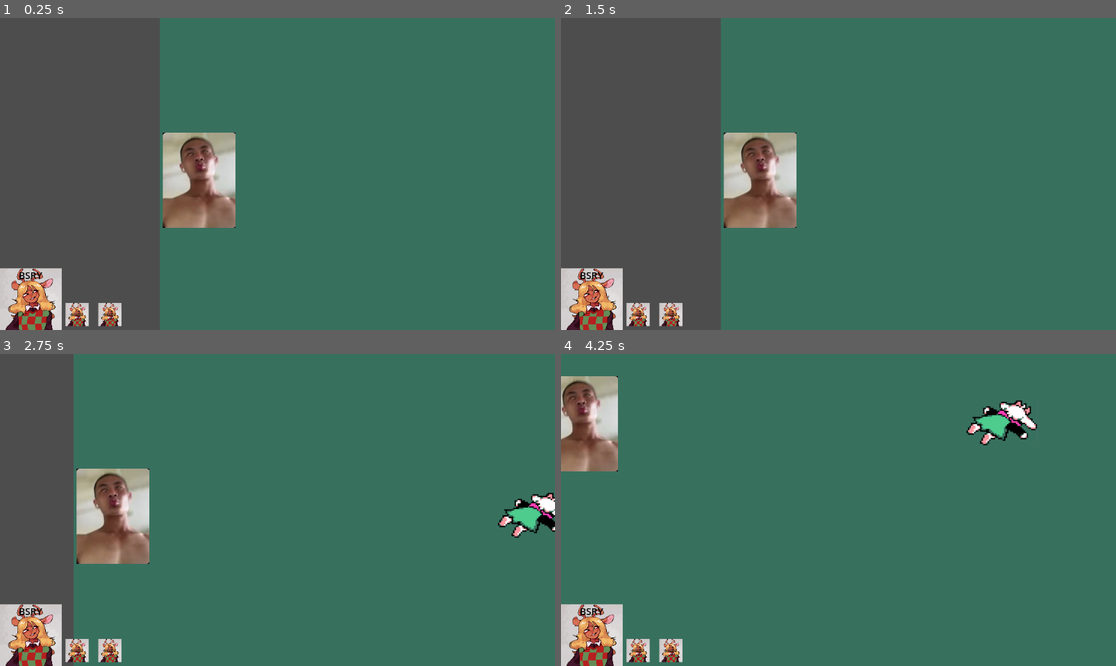
Above: before the commit, frames 1-4 (two rows, left to right).
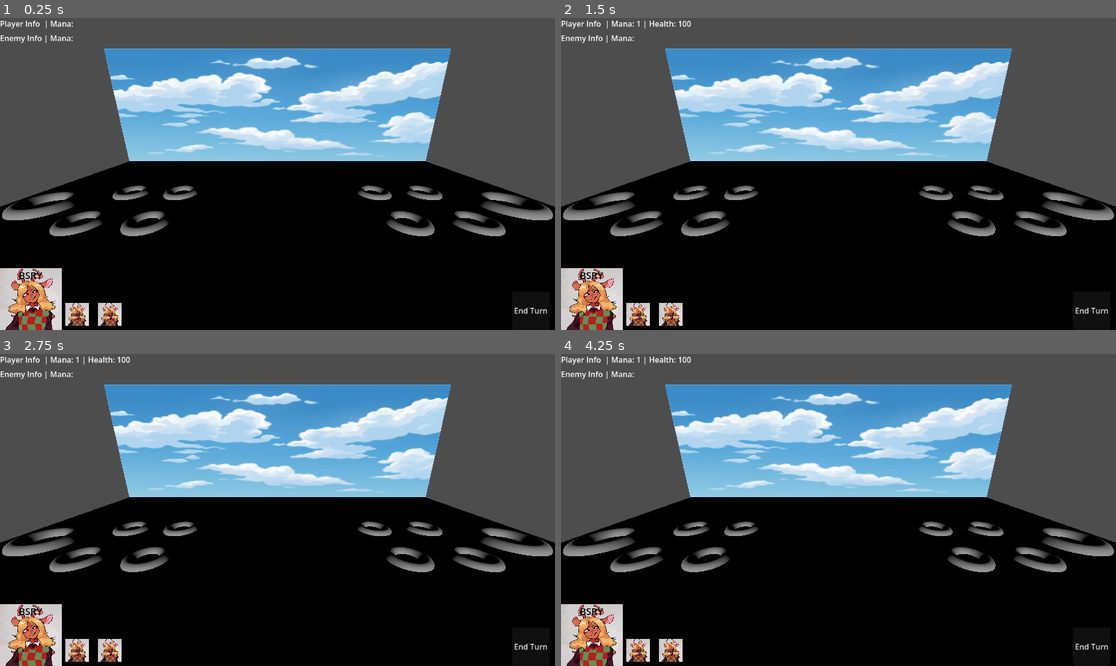
Above: after the commit, the same moments.

Repository: oNeko1/Personal-Project-with-Elroy
Game: Godot game, scene res://gameplay.tscn
The game is run twice, just before and just after one commit, with the same random seed, the same clock (stepped at 60 frames per second) and the same inputs. This scene is started directly instead of the project's main scene.
Inputs (mouse positions are in pixels of both pictures, inside the frame that each line leads up to):
- Up to frame 1 (0.25 s): no input
- Up to frame 2 (1.5 s): click (1093, 311) at 0.5 s, where only the run after the commit has a clickable "End Turn"; click (638, 314) at 1.27 s
- Up to frame 3 (2.75 s): tap Enter at 2 s; move the mouse to (199, 516) at 2.02 s; hold D (Right) from 2.03 s (still down)
- Up to frame 4 (4.25 s): move the mouse to (727, 525) at 2.77 s; release D (Right) at 2.78 s; hold S (Down) 2.78-3.53 s; move the mouse to (894, 441) at 3.52 s; hold D (Right) from 3.53 s (still down)

The runs differ from the first frame. In frame 1, 85% of the frame differs, in the area x 0-100%, y 0-100%; in frame 2, 85%; in frame 3, 90%; in frame 4, 98%.

Commit message:
Added end turn and debug text in gameplay scene. Also added 2.5D battlefield

Diff:
--- /dev/null
+++ b/Scripts/game_manager.gd
@@ -0,0 +1,45 @@
+extends Node
+
+# Serialize Objects
+@export var player_info_text		: Label
+@export var enemy_info_text			: Label
+
+# Player Resources
+@export var player_mana 			: int = 0
+@export var player_commander_health	: int = 100
+
+# Enemy Resources
+@export var enemy_mana				: int = 0
+@export var enemy_commander_health	: int = 100
+
+# Game State Management
+@export var turn	: bool = 0		# 0 = Player turn, 1 = Enemy turn
+
+# Called when the node enters the scene tree for the first time.
+func _ready() -> void:
+	pass # Replace with function body.
+
+# Called every frame. 'delta' is the elapsed time since the previous frame.
+func _process(delta: float) -> void:
+	pass
+
+# Everything that happens when end turn
+func end_turn() -> void:
+	if (!turn) : end_turn_for_player()
+	else : end_turn_for_enemy()
+
+	turn = !turn	# Change to other side's turn
+
+func end_turn_for_player() -> void:
+	player_mana += 1
+
+	# Update debug text
+	player_info_text.text = "Player Info  | Mana: %s | Health: %s" % [player_mana, player_commander_health]
+	print("Ended turn for player")
+
+func end_turn_for_enemy() -> void:
+	enemy_mana += 1
+
+	# Update debug text
+	enemy_info_text.text = "Enemy Info | Mana: %s | Health: %s" % [enemy_mana, enemy_commander_health]
+	print("Ended turn for enemy")
--- a/base.tscn
+++ b/base.tscn
@@ -1,6 +1,6 @@
 [gd_scene format=3 uid="uid://c8vt3vmrcb3xb"]
 
-[ext_resource type="Script" uid="uid://wt0q83hvsndb" path="res://base.gd" id="1_rpg24"]
+[ext_resource type="Script" uid="uid://wt0q83hvsndb" path="res://Scripts/base.gd" id="1_rpg24"]
 [ext_resource type="Texture2D" uid="uid://d1thxqykmfj3q" path="res://Images/bsry_ns.png" id="2_3vi8l"]
 
 [sub_resource type="RectangleShape2D" id="RectangleShape2D_3vi8l"]
--- a/friendly_unit.tscn
+++ b/friendly_unit.tscn
@@ -1,7 +1,7 @@
 [gd_scene format=3 uid="uid://drwfkt186n4eh"]
 
 [ext_resource type="Texture2D" uid="uid://bxe7m3d0yos87" path="res://Images/Noelle.jpg" id="1_tulv4"]
-[ext_resource type="Script" uid="uid://552lhet8f08h" path="res://friendly_unit.gd" id="1_yxx3d"]
+[ext_resource type="Script" uid="uid://552lhet8f08h" path="res://Scripts/friendly_unit.gd" id="1_yxx3d"]
 
 [node name="Friendly Unit" type="Node2D" unique_id=474601823]
 script = ExtResource("1_yxx3d")
--- /dev/null
+++ b/game_manager.tscn
@@ -0,0 +1,6 @@
+[gd_scene format=3 uid="uid://r6qw5u4sm637"]
+
+[ext_resource type="Script" uid="uid://dnsaigshyl7nt" path="res://Scripts/game_manager.gd" id="1_70yv6"]
+
+[node name="GameManager" type="Node" unique_id=1462480994]
+script = ExtResource("1_70yv6")
--- a/gameplay.tscn
+++ b/gameplay.tscn
@@ -1,16 +1,39 @@
 [gd_scene format=3 uid="uid://c7jd5salog4ci"]
 
+[ext_resource type="Script" uid="uid://dnsaigshyl7nt" path="res://Scripts/game_manager.gd" id="1_cbffv"]
 [ext_resource type="Texture2D" uid="uid://bxe7m3d0yos87" path="res://Images/Noelle.jpg" id="1_n4psk"]
 [ext_resource type="PackedScene" uid="uid://d32gmctuekyxs" path="res://unit_spawn_ui.tscn" id="2_ej4tk"]
 [ext_resource type="PackedScene" uid="uid://c8vt3vmrcb3xb" path="res://base.tscn" id="3_xuee5"]
-[ext_resource type="Texture2D" uid="uid://cwae6ghrbo5oh" path="res://Images/Ralsei1.png" id="4_smepj"]
-[ext_resource type="Script" uid="uid://ctaykrmi3bu4j" path="res://camera.gd" id="6_cbffv"]
+[ext_resource type="Texture2D" uid="uid://c3484ykjsg4gy" path="res://Images/Grass.png" id="4_smepj"]
+[ext_resource type="Texture2D" uid="uid://dpflodnfswlm8" path="res://Images/Sky Temp.jpg" id="5_cbffv"]
 
 [sub_resource type="LabelSettings" id="LabelSettings_n4psk"]
 font_size = 20
 font_color = Color(0, 0, 0, 1)
 
+[sub_resource type="StandardMaterial3D" id="StandardMaterial3D_fbudy"]
+albedo_texture = ExtResource("4_smepj")
+
+[sub_resource type="PlaneMesh" id="PlaneMesh_0m7cd"]
+material = SubResource("StandardMaterial3D_fbudy")
+
+[sub_resource type="StandardMaterial3D" id="StandardMaterial3D_2ihbs"]
+albedo_texture = ExtResource("5_cbffv")
+
+[sub_resource type="PlaneMesh" id="PlaneMesh_1qy1k"]
+material = SubResource("StandardMaterial3D_2ihbs")
+
+[sub_resource type="TorusMesh" id="TorusMesh_smepj"]
+
 [node name="Gameplay" type="Node" unique_id=1520298241]
+
+[node name="Singletons" type="Node" parent="." unique_id=1620605301]
+
+[node name="Game Manager" type="Node" parent="Singletons" unique_id=722186434 node_paths=PackedStringArray("player_info_text", "enemy_info_text")]
+unique_name_in_owner = true
+script = ExtResource("1_cbffv")
+player_info_text = NodePath("../../HUD/Debug Information/Debug Info Player")
+enemy_info_text = NodePath("../../HUD/Debug Information/Debug Info Enemy")
 
 [node name="HUD" type="CanvasLayer" parent="." unique_id=22292094]
 
@@ -65,17 +88,97 @@
 layout_mode = 2
 unit_name = "Noelle"
 
+[node name="Test Buttons" type="HBoxContainer" parent="HUD/Player Info" unique_id=628597048]
+layout_mode = 1
+anchors_preset = 12
+anchor_top = 1.0
+anchor_right = 1.0
+anchor_bottom = 1.0
+offset_left = 1063.0
+offset_top = -80.0
+offset_right = -1.0
+grow_horizontal = 2
+grow_vertical = 0
+
+[node name="Button" type="Button" parent="HUD/Player Info/Test Buttons" unique_id=1137292106]
+layout_mode = 2
+text = "End Turn"
+
+[node name="Debug Information" type="Node" parent="HUD" unique_id=1892498037]
+
+[node name="Debug Info Player" type="Label" parent="HUD/Debug Information" unique_id=1347036721]
+offset_right = 40.0
+offset_bottom = 23.0
+text = "Player Info  | Mana: "
+
+[node name="Debug Info Enemy" type="Label" parent="HUD/Debug Information" unique_id=1285626741]
+offset_top = 30.0
+offset_right = 53.0
+offset_bottom = 53.000004
+text = "Enemy Info | Mana: "
+
 [node name="Battleground" type="Node" parent="." unique_id=1724796918]
-
-[node name="BG" type="Sprite2D" parent="Battleground" unique_id=663570559]
-texture = ExtResource("4_smepj")
 
 [node name="Friendly Units" type="Node" parent="Battleground" unique_id=113176316]
 
 [node name="Base" parent="Battleground/Friendly Units" unique_id=1687801918 instance=ExtResource("3_xuee5")]
 position = Vector2(-878, 0)
 
-[node name="Camera2D" type="Camera2D" parent="Battleground" unique_id=1682667192]
-position = Vector2(-716, -13)
-script = ExtResource("6_cbffv")
-camera_speed = 256.0
+[node name="Camera3D" type="Camera3D" parent="Battleground" unique_id=1292711313]
+transform = Transform3D(1, 0, 0, 0, 0.9533278, 0.3019373, 0, -0.3019373, 0.9533278, 0, 1, 2)
+
+[node name="Ground" type="MeshInstance3D" parent="Battleground" unique_id=1637221557]
+transform = Transform3D(3, 0, 0, 0, 1, 0, 0, 0, 2, 0, 0, 0)
+mesh = SubResource("PlaneMesh_0m7cd")
+
+[node name="Background" type="MeshInstance3D" parent="Battleground" unique_id=730616694]
+transform = Transform3D(3, 0, -4.371139e-08, -1.3113416e-07, 1.9106855e-15, -1, 0, 1, 1.9106855e-15, 0, 1, -2)
+mesh = SubResource("PlaneMesh_1qy1k")
+
+[node name="Player Side" type="Node" parent="Battleground" unique_id=1674520609]
+
+[node name="Commander Position" type="MeshInstance3D" parent="Battleground/Player Side" unique_id=1540800934]
+transform = Transform3D(0.3, 0, 0, 0, 0.3, 0, 0, 0, 0.3, -2.5, 0, 0)
+mesh = SubResource("TorusMesh_smepj")
+
+[node name="Unit Position 1" type="MeshInstance3D" parent="Battleground/Player Side" unique_id=1308866680]
+transform = Transform3D(0.19999132, 0.0015042414, -0.0010996956, -0.0015045088, 0.19999433, -4.4506494e-05, 0.0010993296, 5.278095e-05, 0.19999698, -1.81, 0, -0.35)
+mesh = SubResource("TorusMesh_smepj")
+
+[node name="Unit Position 2" type="MeshInstance3D" parent="Battleground/Player Side" unique_id=402187132]
+transform = Transform3D(0.19999132, 0.0015042414, -0.0010996956, -0.0015045088, 0.19999433, -4.4506494e-05, 0.0010993296, 5.278095e-05, 0.19999698, -1.2, 0, -0.35)
+mesh = SubResource("TorusMesh_smepj")
+
+[node name="Unit Position 3" type="MeshInstance3D" parent="Battleground/Player Side" unique_id=2103500789]
+transform = Transform3D(0.19999132, 0.0015042414, -0.0010996956, -0.0015045088, 0.19999433, -4.4506494e-05, 0.0010993296, 5.278095e-05, 0.19999698, -1.81, 0, 0.35)
+mesh = SubResource("TorusMesh_smepj")
+
+[node name="Unit Position 4" type="MeshInstance3D" parent="Battleground/Player Side" unique_id=1769445789]
+transform = Transform3D(0.19999132, 0.0015042414, -0.0010996956, -0.0015045088, 0.19999433, -4.4506494e-05, 0.0010993296, 5.278095e-05, 0.19999698, -1.2, 0, 0.35)
+mesh = SubResource("TorusMesh_smepj")
+
+[node name="Enemy Side" type="Node" parent="Battleground" unique_id=1400707726]
+
+[node name="Commander Position" type="MeshInstance3D" parent="Battleground/Enemy Side" unique_id=1862178591]
+transform = Transform3D(0.3, 0, 0, 0, 0.3, 0, 0, 0, 0.3, 2.5, 0, 0)
+mesh = SubResource("TorusMesh_smepj")
+
+[node name="Unit Position 1" type="MeshInstance3D" parent="Battleground/Enemy Side" unique_id=1137482230]
+transform = Transform3D(0.19999132, 0.0015042414, -0.0010996956, -0.0015045088, 0.19999433, -4.4506494e-05, 0.0010993296, 5.278095e-05, 0.19999698, 1.81, 0, -0.35)
+mesh = SubResource("TorusMesh_smepj")
+
+[node name="Unit Position 2" type="MeshInstance3D" parent="Battleground/Enemy Side" unique_id=922952900]
+transform = Transform3D(0.19999132, 0.0015042414, -0.0010996956, -0.0015045088, 0.19999433, -4.4506494e-05, 0.0010993296, 5.278095e-05, 0.19999698, 1.2, 0, -0.35)
+mesh = SubResource("TorusMesh_smepj")
+
+[node name="Unit Position 3" type="MeshInstance3D" parent="Battleground/Enemy Side" unique_id=1631799052]
+transform = Transform3D(0.19999132, 0.0015042414, -0.0010996956, -0.0015045088, 0.19999433, -4.4506494e-05, 0.0010993296, 5.278095e-05, 0.19999698, 1.81, 0, 0.35)
+mesh = SubResource("TorusMesh_smepj")
+
+[node name="Unit Position 4" type="MeshInstance3D" parent="Battleground/Enemy Side" unique_id=1340335824]
+transform = Transform3D(0.19999132, 0.0015042414, -0.0010996956, -0.0015045088, 0.19999433, -4.4506494e-05, 0.0010993296, 5.278095e-05, 0.19999698, 1.2, 0, 0.35)
+mesh = SubResource("TorusMesh_smepj")
+
+[node name="DirectionalLight3D" type="DirectionalLight3D" parent="Battleground" unique_id=211841542]
+
+[connection signal="pressed" from="HUD/Player Info/Test Buttons/Button" to="Singletons/Game Manager" method="end_turn"]
--- a/unit_spawn_ui.tscn
+++ b/unit_spawn_ui.tscn
@@ -1,6 +1,6 @@
 [gd_scene format=3 uid="uid://d32gmctuekyxs"]
 
-[ext_resource type="Script" uid="uid://casfmk3xxl8hq" path="res://unit_spawn_ui.gd" id="1_7tgkh"]
+[ext_resource type="Script" uid="uid://casfmk3xxl8hq" path="res://Scripts/unit_spawn_ui.gd" id="1_7tgkh"]
 [ext_resource type="Texture2D" uid="uid://bxe7m3d0yos87" path="res://Images/Noelle.jpg" id="2_ahiq0"]
 
 [sub_resource type="LabelSettings" id="LabelSettings_ej4tk"]
Binary file added: Images/Grass.png
Not shown, added: Images/Grass.png.import
Binary file added: Images/Sky Temp.jpg
Not shown, added: Images/Sky Temp.jpg.import
Renamed: base.gd -> Scripts/base.gd
Renamed: base.gd.uid -> Scripts/base.gd.uid
Renamed: camera.gd -> Scripts/camera.gd
Renamed: camera.gd.uid -> Scripts/camera.gd.uid
Renamed: friendly_unit.gd -> Scripts/friendly_unit.gd
Renamed: friendly_unit.gd.uid -> Scripts/friendly_unit.gd.uid
Not shown, added: Scripts/game_manager.gd.uid
Renamed: unit_spawn_ui.gd -> Scripts/unit_spawn_ui.gd
(and 1 more such lines)
